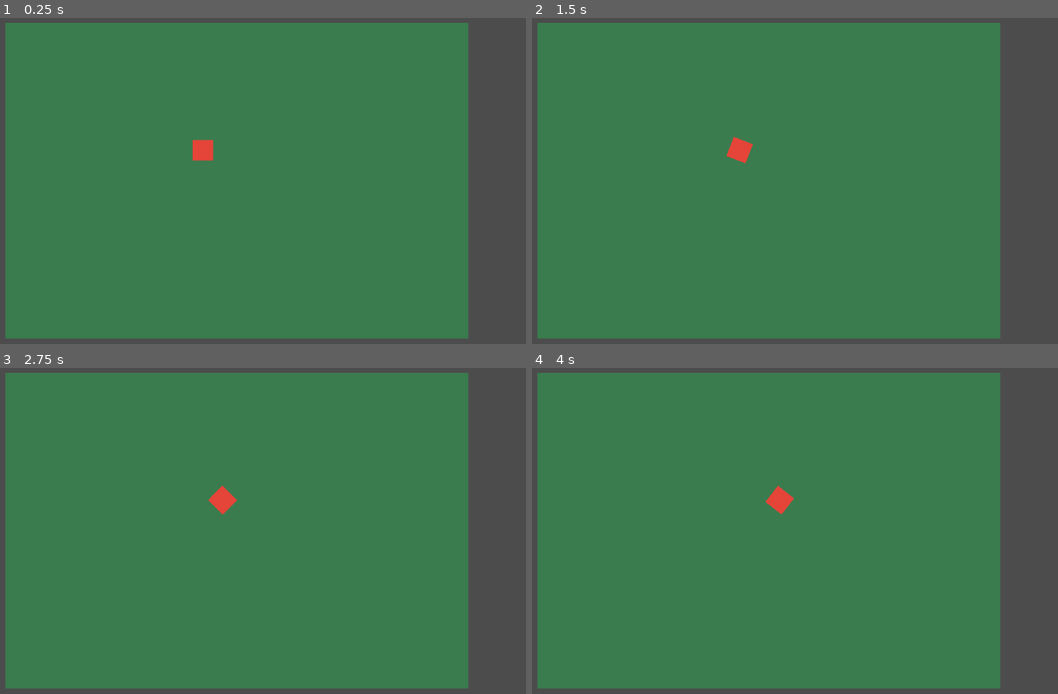
Above: before the commit, frames 1-4 (two rows, left to right).
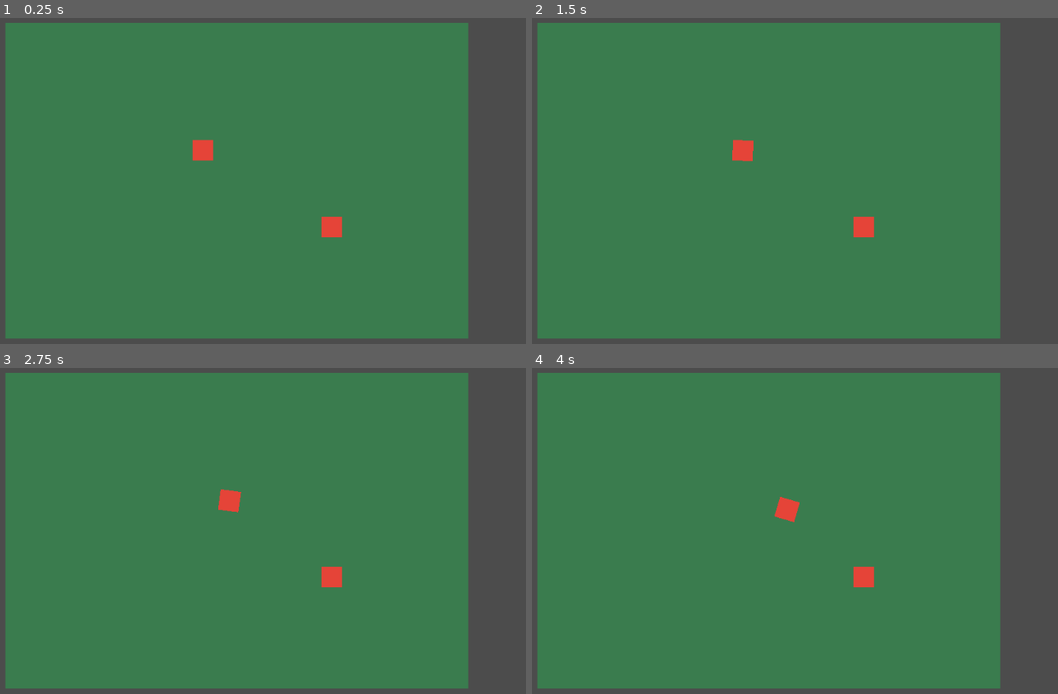
Above: after the commit, the same moments.

Repository: katuiche/Alakajam6
Game: Godot game, scene res://game.tscn
The game is run twice, just before and just after one commit, with the same random seed, the same clock (stepped at 60 frames per second) and the same inputs.
Inputs:
- Up to frame 1 (0.25 s): no input
- Up to frame 2 (1.5 s): tap Enter at 0.5 s; hold Right (turn_right) 0.53-1.28 s; hold W (acelerate) 0.53-1.28 s; hold A (turn_left) from 1.28 s (still down); tap W (acelerate) at 1.35 s
- Up to frame 3 (2.75 s): tap Space at 2 s; release A (turn_left) at 2.03 s; hold Right (turn_right) from 2.03 s (still down); hold W (acelerate) from 2.03 s (still down)
- Up to frame 4 (4 s): release W (acelerate) at 2.78 s; tap W (acelerate) at 2.85 s; release Right (turn_right) at 3.53 s; hold A (turn_left) from 3.53 s (still down); hold W (acelerate) from 3.53 s (still down)

The runs differ from the first frame. In frame 1, 0.3% of the frame differs, in the area x 60-66%, y 60-68%; in frame 2, 0.4%; in frame 3, 0.5%; in frame 4, 0.6%, in the area x 44-66%, y 36-68%.

Commit message:
Adicionado movimento basico do carro

Diff:
--- a/Car.gd
+++ b/Car.gd
@@ -1,8 +1,9 @@
 extends RigidBody2D
 
-# Declare member variables here. Examples:
-# var a = 2
-# var b = "text"
+var speed = 0
+var direction = 0
+
+var max_speed = 500
 
 # Called when the node enters the scene tree for the first time.
 func _ready():
@@ -10,8 +11,17 @@
 
 func _physics_process(delta):
 	if Input.is_action_pressed("turn_left"):
-		add_torque(-30)
+		direction -= 0.1 * (speed/max_speed)
 	if Input.is_action_pressed("turn_right"):
-		add_torque(30)
+		direction += 0.1 * (speed/max_speed)
 	if Input.is_action_pressed("acelerate"):
-		add_force(Vector2(0,0), Vector2(10,0))
+		speed += 0.5
+	else:
+		if speed > 0:
+			speed *= 0.99
+
+	if speed > max_speed:
+		speed = max_speed
+
+	linear_velocity = Vector2(speed,0).rotated(direction)
+	rotation = direction
--- a/Car.tscn
+++ b/Car.tscn
@@ -8,8 +8,6 @@
 
 [node name="Node2D" type="RigidBody2D"]
 gravity_scale = 0.0
-linear_damp = 32.34
-angular_damp = 10.6
 script = ExtResource( 1 )
 
 [node name="CollisionShape2D" type="CollisionShape2D" parent="."]
--- /dev/null
+++ b/RigidBody2D.gd
@@ -0,0 +1,13 @@
+extends RigidBody2D
+
+# Declare member variables here. Examples:
+# var a = 2
+# var b = "text"
+
+# Called when the node enters the scene tree for the first time.
+func _ready():
+	pass # Replace with function body.
+
+
+func _process(delta):
+	linear_velocity *= 0.9
--- a/game.tscn
+++ b/game.tscn
@@ -1,14 +1,20 @@
-[gd_scene load_steps=4 format=2]
+[gd_scene load_steps=7 format=2]
 
 [ext_resource path="res://sprites/ground.png" type="Texture" id=1]
 [ext_resource path="res://Car.tscn" type="PackedScene" id=2]
+[ext_resource path="res://RigidBody2D.gd" type="Script" id=3]
+[ext_resource path="res://sprites/car.png" type="Texture" id=4]
 
 [sub_resource type="RectangleShape2D" id=1]
 extents = Vector2( 24.9366, 24.9657 )
 
+[sub_resource type="RectangleShape2D" id=2]
+extents = Vector2( 17.2612, 16.2675 )
+
 [node name="Node2D" type="Node2D"]
 
 [node name="Ground" type="Sprite" parent="."]
+editor/display_folded = true
 position = Vector2( 490.665, 274.535 )
 scale = Vector2( 14.4341, 9.87268 )
 texture = ExtResource( 1 )
@@ -30,3 +36,16 @@
 
 [node name="Node2D" parent="." instance=ExtResource( 2 )]
 position = Vector2( 437.764, 226.793 )
+
+[node name="RigidBody2D" type="RigidBody2D" parent="."]
+mass = 1.65918
+gravity_scale = 0.0
+script = ExtResource( 3 )
+
+[node name="CollisionShape2D" type="CollisionShape2D" parent="RigidBody2D"]
+position = Vector2( 637.359, 347.586 )
+shape = SubResource( 2 )
+
+[node name="Sprite" type="Sprite" parent="RigidBody2D"]
+position = Vector2( 638.658, 347.155 )
+texture = ExtResource( 4 )
Binary file added: sprites/Sprite-0001.aseprite
Binary file added: sprites/car.aseprite
